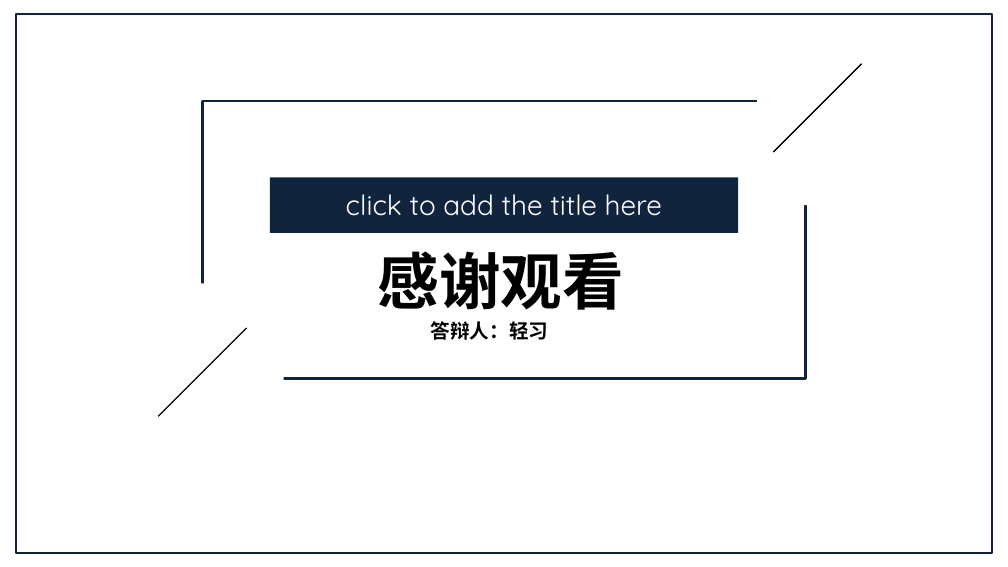
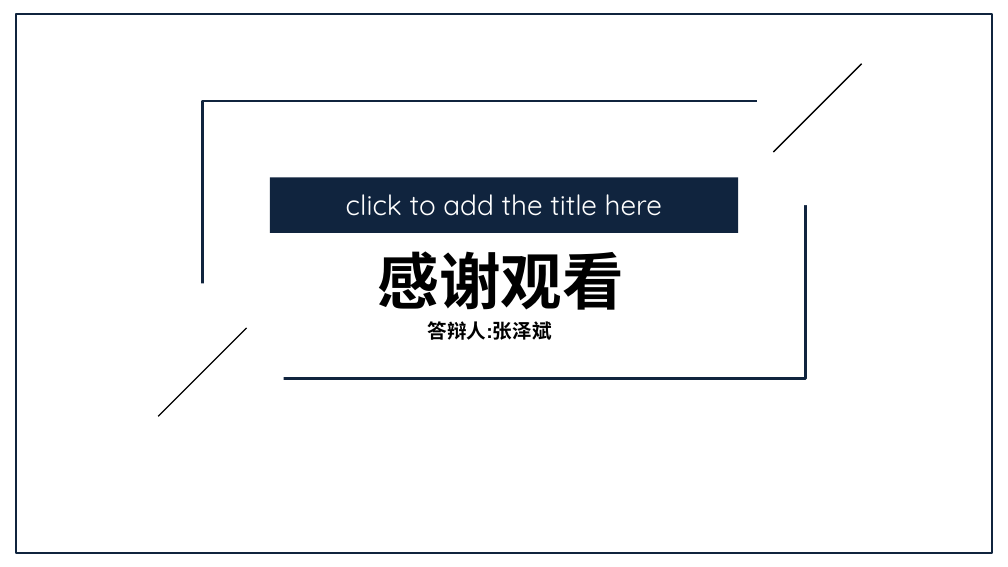
Before and after one commit to 3344jok/usubway, a slide deck: slide 15 of usubway答辩.pptx. Drawn at 1008x567 pixels with LibreOffice and Linux fonts; fonts in the diff are those of the drawing. Boxes give left, top, right and bottom in pixels: in the first picture for what was removed or moved away, otherwise in the second. Text is boxed around its words. In the diff, an @@ line names an element or a change of style, - is before the commit and + after.

Commit message:
让我再试试8

```diff
--- a/usubway答辩.pptx
+++ b/usubway答辩.pptx
@@ text at bbox=[427, 321, 551, 340]: text changed @@
-答辩人：轻习
+答辩人:张泽斌
```
